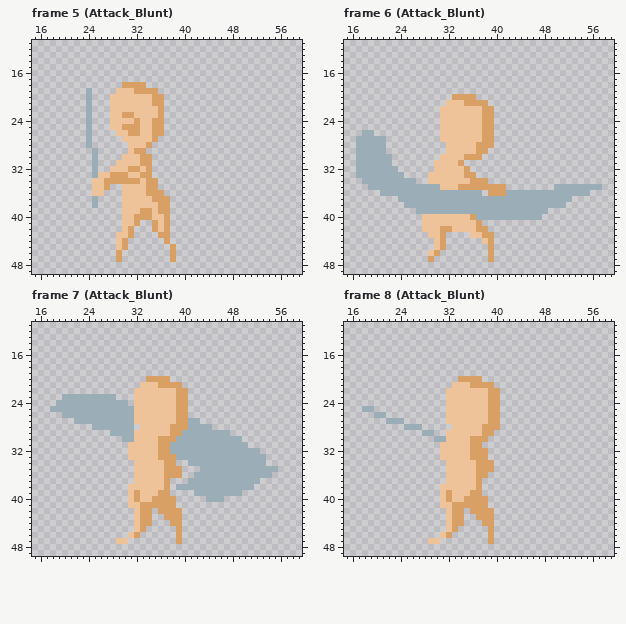
Pixel-art file -- RawResource/projectRoom/base_female.aseprite. Above is the file before it was changed.
64x64 pixels, 8 frames. Shown: frame 5 (Attack_Blunt): x 15..59, y 11..49; frame 6 (Attack_Blunt): x 15..59, y 11..49; frame 7 (Attack_Blunt): x 15..59, y 11..49; frame 8 (Attack_Blunt): x 15..59, y 11..49. The commit also changed other frames, which this record leaves out.
And afterwards:
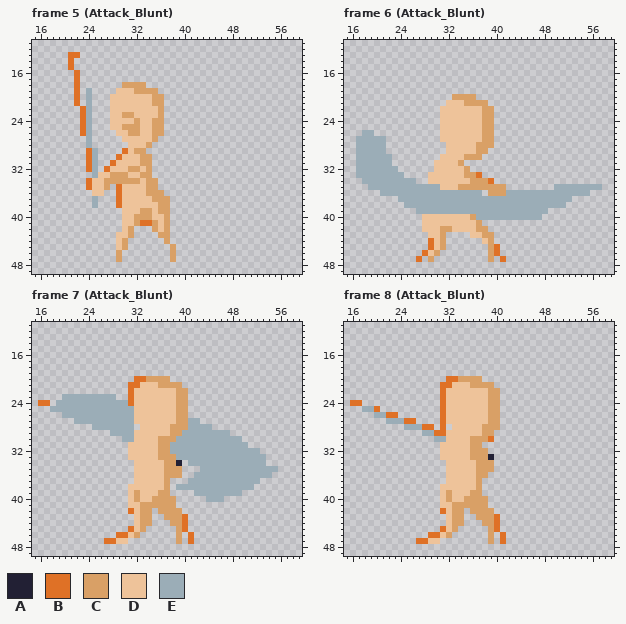
Palette (. is transparent): A #222034  B #df7126  C #d9a066  D #eec39a  E #9badb7
The exact change:
layer "sketch" now shown
Frame 5 (Attack_Blunt), layer "sketch":
y 13: x 21..22 .. -> BB
y 14..15: x 21 . -> B
y 16..21: x 22 . -> B
y 22..26: x 23 . -> B
y 29: x 24 . -> B; x 30 . -> B
y 30: x 24 . -> B; x 29 . -> B
y 31: x 24 . -> B; x 28 . -> B
y 32: x 24 . -> B; x 27 . -> B
y 34: x 24 . -> B
y 35: x 24 . -> B; x 29 . -> B
y 36..38: x 29 . -> B
y 41: x 33..34 .. -> BB
Frame 6 (Attack_Blunt), layer "sketch":
y 33: x 37 . -> B
y 34: x 39 . -> B
y 44: x 29 . -> B
y 45: x 29 . -> B; x 40 . -> B
y 46: x 28 . -> B; x 40 . -> B
y 47: x 27 . -> B; x 41 . -> B
Frame 7 (Attack_Blunt), layer "sketch":
y 20: x 32..33 .. -> BB
y 21: x 31..32 .. -> BB
y 22..23: x 31 . -> B
y 24: x 16..17 .. -> BB; x 31 . -> B
y 34: x 39 . -> A
y 42: x 31 . -> B
y 43..44: x 40 . -> B
y 45: x 31 . -> B; x 40 . -> B
y 46: x 29..30 .. -> BB; x 41 . -> B
y 47: x 27..28 .. -> BB; x 41 . -> B
Frame 8 (Attack_Blunt), layer "sketch":
y 20: x 32..33 .. -> BB
y 21: x 31..32 .. -> BB
y 22..23: x 31 . -> B
y 24: x 16..17 .. -> BB; x 31 . -> B
y 25: x 20 . -> B; x 31 . -> B
y 26: x 22..23 .. -> BB; x 31 . -> B
y 27: x 25..26 .. -> BB; x 31 . -> B
y 28: x 28..29 .. -> BB; x 31 . -> B
y 29: x 30..31 .. -> BB
y 30: x 39 . -> B
y 33: x 39 . -> A
y 42: x 31 . -> B
y 43..44: x 40 . -> B
y 45: x 31 . -> B; x 40 . -> B
y 46: x 29..30 .. -> BB; x 41 . -> B
y 47: x 27..28 .. -> BB; x 41 . -> B
